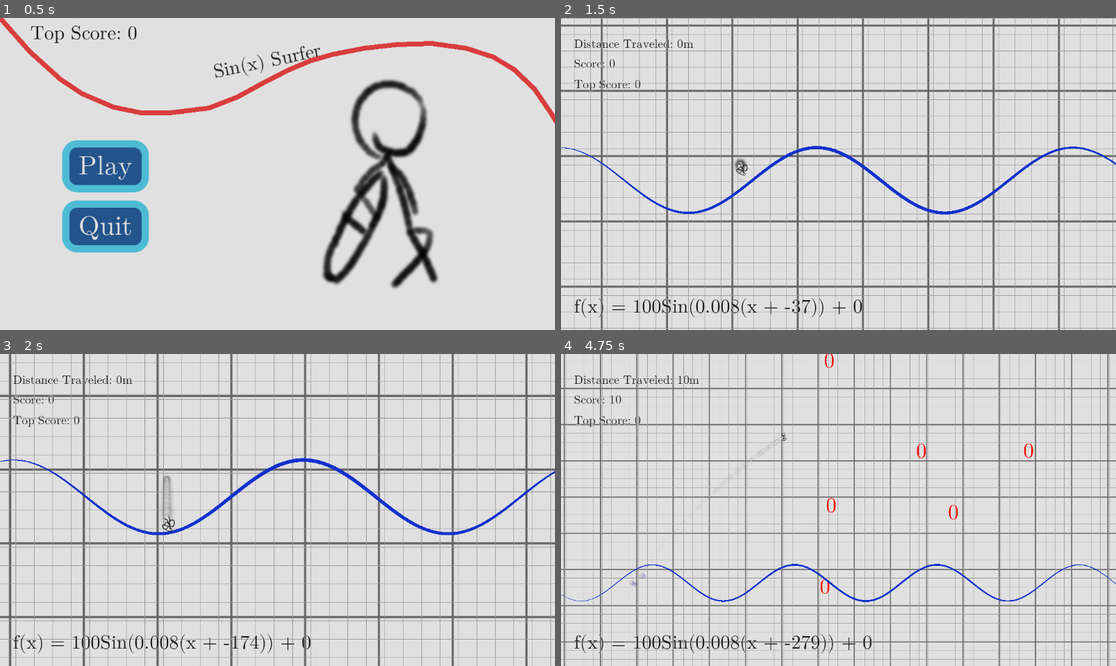
Above: before the commit, frames 1-4 (two rows, left to right).
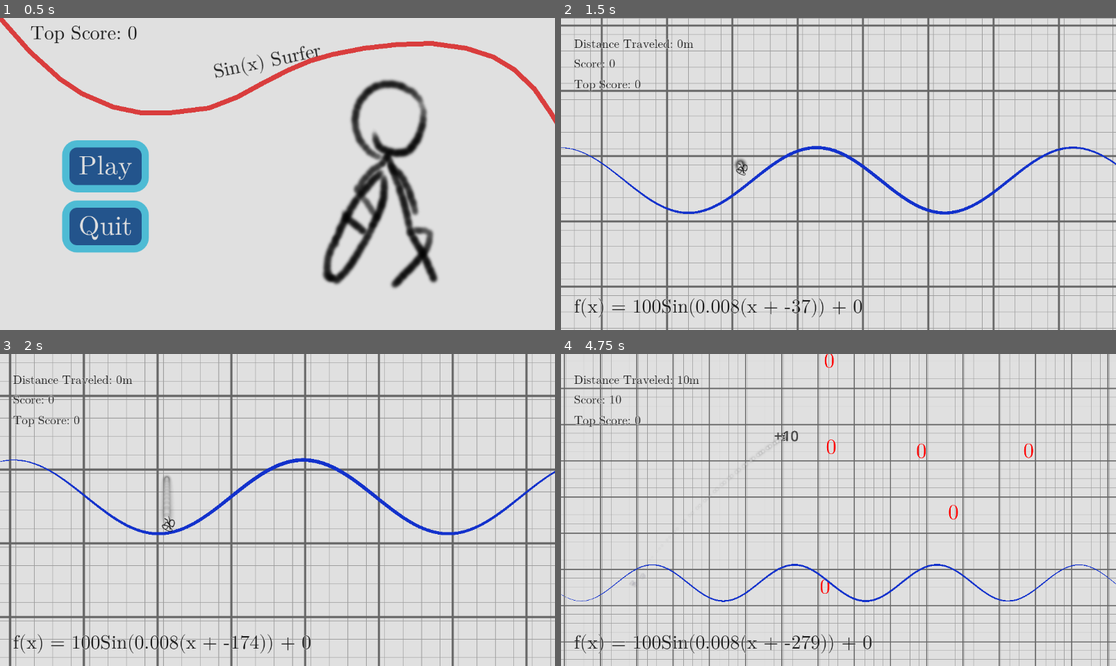
Above: after the commit, the same moments.

Repository: WillowMire/2025GameOffJam
Game: Godot game, scene res://scenes/title_menu.tscn
The game is run twice, just before and just after one commit, with the same random seed, the same clock (stepped at 60 frames per second) and the same inputs.
Inputs:
- Up to frame 1 (0.5 s): no input
- Up to frame 2 (1.5 s): click "Play" at 0.5 s; tap Enter at 1.25 s; hold Right (right) from 1.28 s (still down)
- Up to frame 3 (2 s): keep holding Right (right)
- Up to frame 4 (4.75 s): release Right (right) at 2.03 s; hold Down (down) 2.03-2.78 s; hold Right (right) 2.78-3.53 s; hold Up (up) 3.53-4.28 s; hold Left (left) from 4.28 s (still down)

Frame 1 is identical in both runs. In frame 2, 0.2% of the frame differs, in the area x 5-100%, y 0-100%; in frame 3, 0.2%; in frame 4, 0.5%, in the area x 0-100%, y 7-98%.

Commit message:
Tweaked a ton of gameplay, added audio

Diff:
--- a/game-off-2025-sine-wave-game/scenes/arcade.tscn
+++ b/game-off-2025-sine-wave-game/scenes/arcade.tscn
@@ -11,6 +11,9 @@
 [ext_resource type="Texture2D" uid="uid://cscm6unj1ieo1" path="res://sprites/circle_05.png" id="7_sktuj"]
 [ext_resource type="Script" uid="uid://bqeqeb3snc5k1" path="res://scripts/fx_controller.gd" id="7_utn3h"]
 [ext_resource type="Texture2D" uid="uid://bm0kcg2fpkxd2" path="res://sprites/smoke_05.png" id="11_m2wjg"]
+[ext_resource type="AudioStream" uid="uid://b6cdcg3uehpdp" path="res://audio/explosion.wav" id="12_iwdyi"]
+[ext_resource type="Script" uid="uid://f87dsgynata6" path="res://scripts/audio_controller.gd" id="12_xwleh"]
+[ext_resource type="AudioStream" uid="uid://bc1pqplboi2g" path="res://audio/pickup_coin.wav" id="14_n02mf"]
 
 [sub_resource type="Curve" id="Curve_658re"]
 _data = [Vector2(0, 0), 0.0, 5.515918, 0, 0, Vector2(0.107382566, 0.6629214), 2.604787, 2.604787, 0, 0, Vector2(0.4362416, 1), 0.0, 0.0, 0, 0]
@@ -190,7 +193,7 @@
 [sub_resource type="Gradient" id="Gradient_iwdyi"]
 colors = PackedColorArray(1, 1, 1, 0.8627451, 1, 1, 1, 0.42352942)
 
-[node name="Arcade" type="Node2D" node_paths=PackedStringArray("player", "cam_guide", "cam", "obj_generator", "sin_label", "score_label", "top_score_label", "dist_traveled_label", "player_start_node", "fx_controller", "line")]
+[node name="Arcade" type="Node2D" node_paths=PackedStringArray("player", "cam_guide", "cam", "obj_generator", "sin_label", "score_label", "top_score_label", "dist_traveled_label", "player_start_node", "fx_controller", "audio_controller", "line")]
 script = ExtResource("1_wer3u")
 player = NodePath("PlayerObject")
 cam_guide = NodePath("CamGuide")
@@ -202,6 +205,7 @@
 dist_traveled_label = NodePath("CanvasLayer/DistanceTraveled")
 player_start_node = NodePath("InitialPlayerPosition")
 fx_controller = NodePath("FXController")
+audio_controller = NodePath("AudioController")
 line = NodePath("SinWave")
 a_var = 100.0
 b_var = 0.008
@@ -520,7 +524,7 @@
 position = Vector2(574, 325)
 
 [node name="Parallax2D" type="Parallax2D" parent="ParalaxBackgrounds"]
-z_index = -5
+z_index = -4
 scale = Vector2(2, 2)
 repeat_size = Vector2(100, 100)
 repeat_times = 50
@@ -580,8 +584,21 @@
 initial_velocity_max = 52.25
 scale_amount_min = 0.01
 scale_amount_max = 0.1
-color = Color(0.19999981, 0, 1, 1)
+color = Color(0.89599997, 0.87, 1, 1)
 color_ramp = SubResource("Gradient_iwdyi")
+
+[node name="AudioController" type="Node" parent="." node_paths=PackedStringArray("explosion", "point")]
+script = ExtResource("12_xwleh")
+explosion = NodePath("Explosion")
+point = NodePath("Point")
+
+[node name="Explosion" type="AudioStreamPlayer" parent="AudioController"]
+stream = ExtResource("12_iwdyi")
+volume_db = -21.454
+
+[node name="Point" type="AudioStreamPlayer" parent="AudioController"]
+stream = ExtResource("14_n02mf")
+volume_db = -20.242
 
 [connection signal="body_entered" from="PlayerObject/Area2D" to="PlayerObject" method="_on_area_2d_body_entered"]
 [connection signal="body_exited" from="PlayerObject/Area2D" to="PlayerObject" method="_on_area_2d_body_exited"]
--- a/game-off-2025-sine-wave-game/scripts/arcade_main.gd
+++ b/game-off-2025-sine-wave-game/scripts/arcade_main.gd
@@ -14,6 +14,7 @@
 @export var dist_traveled_label : Label
 @export var player_start_node : Node2D
 @export var fx_controller : _FXController
+@export var audio_controller : _AudioController
 
 var sin_collision : CollisionShape2D
 var seg : SegmentShape2D
@@ -48,7 +49,7 @@
 	dist_traveled = value
 	if value == 0: return
 	if value%10 == 0 && value != prev_dist_traveled:
-		add_score(10, "", Color(0.0, 0.0, 0.0, 0.0))
+		add_score(10, "+10", Color(0.28, 0.28, 0.28, 1.0))
 	prev_dist_traveled = value
 
 func calc_dist_traveled(distance : int) -> int:
@@ -91,6 +92,8 @@
 func add_score(value : int, custom_message = "default", color : Color = Color.BLACK):
 	if game_ended: return
 	score += value
+	audio_controller.point.pitch_scale = randf_range(0.8, 1.2)
+	audio_controller.point.play()
 	match custom_message:
 		"default":
 			fx_controller.inst_text_pop_up(player.global_position, "+ " + str(value), color)
@@ -249,6 +252,7 @@
 			sin_label.text = "f(x) = 0"
 			draw_wave("zero")
 			update_sin_collision()
+	audio_controller.explosion.play(0)
 	save_top_score()
 	$CanvasLayer/SinFunc.label_settings.font_color = Color(1.0, 0.0, 0.0, 1.0)
 	$CanvasLayer/Score.visible = false
--- /dev/null
+++ b/game-off-2025-sine-wave-game/scripts/audio_controller.gd
@@ -0,0 +1,5 @@
+extends Node
+class_name _AudioController
+
+@export var explosion : AudioStreamPlayer
+@export var point : AudioStreamPlayer
--- a/game-off-2025-sine-wave-game/scripts/enem.gd
+++ b/game-off-2025-sine-wave-game/scripts/enem.gd
@@ -12,4 +12,4 @@
 func _on_close_call_body_exited(body: Node2D) -> void:
 	if body.get_script().get_global_name() == "_PlayerObject":
 		if player_die: return
-		body.game_node.add_score(10, "Close Call!", Color(1.0, 0.2, 0.2, 1.0))
+		body.game_node.add_score(25, "Close!", Color(0.77, 0.316, 0.702, 1.0))
--- a/game-off-2025-sine-wave-game/scripts/fx_controller.gd
+++ b/game-off-2025-sine-wave-game/scripts/fx_controller.gd
@@ -7,6 +7,7 @@
 @export var player_particles_node : Node2D
 
 func _ready() -> void:
+	await get_tree().physics_frame
 	$PlayerParticles/Trail.emitting = true
 
 func update_player_trail_pos(pos : Vector2):
--- a/game-off-2025-sine-wave-game/scripts/object_generation.gd
+++ b/game-off-2025-sine-wave-game/scripts/object_generation.gd
@@ -1,9 +1,12 @@
 extends Node2D
 class_name _ObjectGeneration
+## Instantiates all the objects the player can interact with
+
 
 @export var game_node : _ArcadeMain
 @export var cam : Camera2D
 @export var player : _PlayerObject
+## preload for 0 enemy node
 var zero_enem = preload("res://objects/zero_enemy.tscn")
 @export var spawn_separation_dist : int
 var initial_pos
@@ -11,7 +14,7 @@
 @export var min_spawn_y : float
 
 func _ready() -> void:
-	pass
+	randomize()
 	initial_pos = cam.global_position.x
 
 func _physics_process(delta: float) -> void:
@@ -21,13 +24,12 @@
 
 var prev_dist
 func spawner(delta : float) -> void:
-	pass
 	var dist = snappedi((player.global_position.x - initial_pos), spawn_separation_dist)
 	if dist%spawn_separation_dist == 0 && dist != prev_dist:
 		spawn_zero(get_spawn_location(4))
 		spawn_zero(get_spawn_location(3))
 		spawn_zero(get_spawn_location(2))
-		spawn_zero(get_spawn_location(1))
+		spawn_zero(get_spawn_location(3))
 	prev_dist = dist
 
 func check_out_bounds(area : Area2D):
--- a/game-off-2025-sine-wave-game/scripts/player_object.gd
+++ b/game-off-2025-sine-wave-game/scripts/player_object.gd
@@ -102,7 +102,7 @@
 		if y > height_to_reach[i]: continue
 		if last_y < height_to_reach[i]: continue
 		if y < height_to_reach[i]:
-			game_node.add_score(points_per_height[i], "Sky High!", Color(0.927, 0.347, 0.483, 1.0))
+			game_node.add_score(points_per_height[i], "+" + str(points_per_height[i]), Color(0.71, 0.544, 0.0, 1.0))
 	last_y = y
 
 func _on_area_2d_body_entered(body: Node2D) -> void:
Not shown, added: game-off-2025-sine-wave-game/audio/pickup_coin.wav.import
Not shown: 1 places in game-off-2025-sine-wave-game/scenes/arcade.tscn that only renumber resources
Not shown, added: game-off-2025-sine-wave-game/scripts/audio_controller.gd.uid
Not shown, added: game-off-2025-sine-wave-game/audio/pickup_coin.wav
